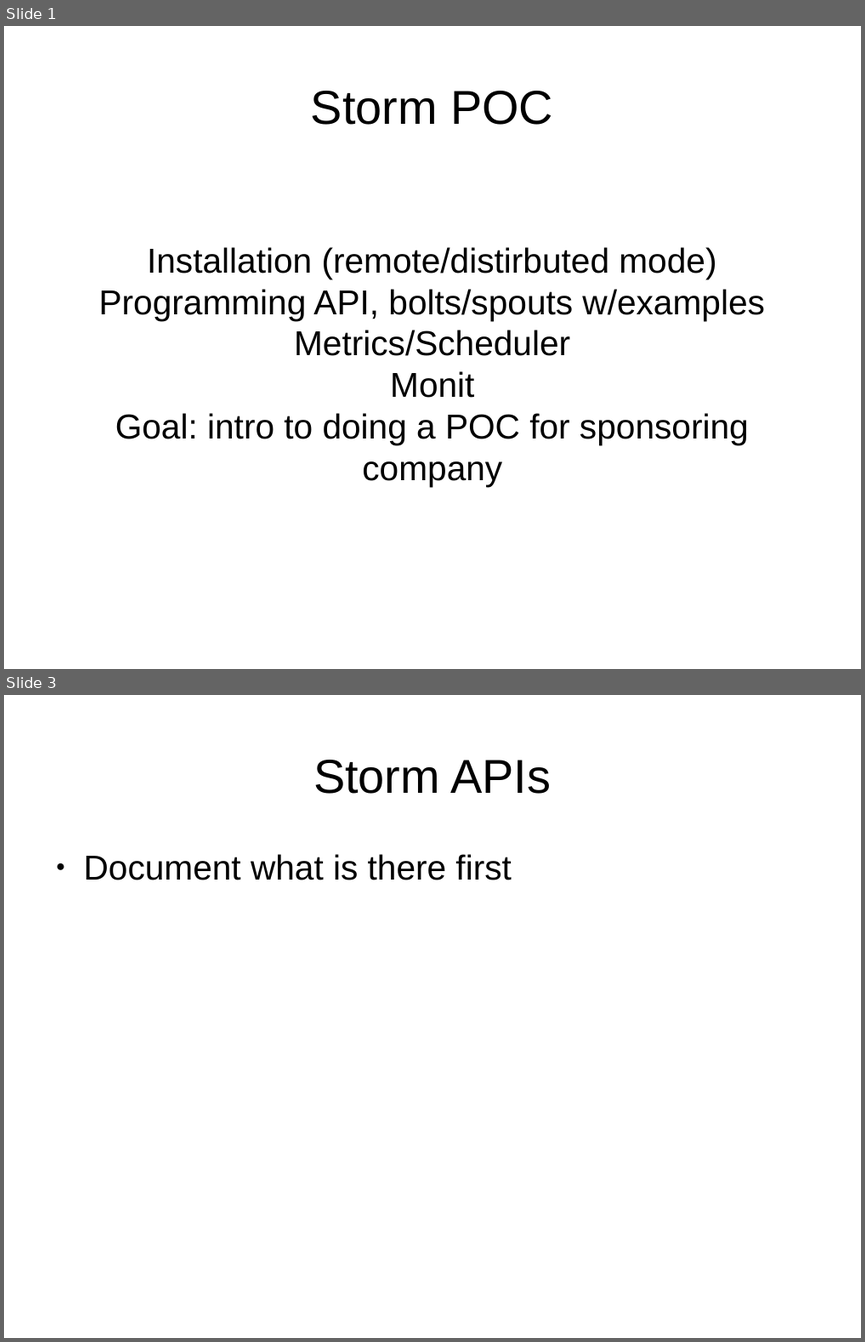
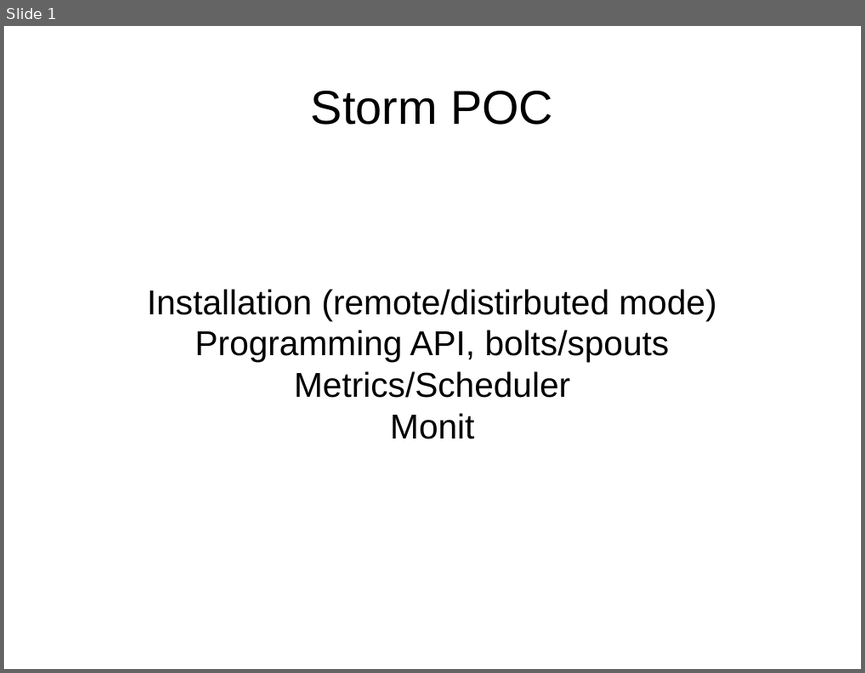
Before and after one commit to dougc333/storm, a slide deck: docs/StormPOC.odp. Shown one above the other, each under a label of ours: slides 1 and 3 before the commit, slide 1 after it; the slides between them are not shown. The pictures are 865x1342 and 865x673 pixels, drawn with LibreOffice and Linux fonts; fonts in the diff are those of the drawing. Boxes give left, top, right and bottom in pixels: in the first picture for what was removed or moved away, otherwise in the second. Text is boxed around its words. In the diff, an @@ line names an element or a change of style, - is before the commit and + after.

Commit message:
storm doc update

```diff
--- a/docs/StormPOC.odp
+++ b/docs/StormPOC.odp
@@ slide 3 removed at (4,695,861,1338), background #FFFFFF @@
@@ title removed at (313,760,551,794) @@
-Storm APIs
@@ text removed at (84,854,511,880) @@
-● Document what is there first
@@ slide 1 changed as well @@
@@ subtitle at (195,329,670,362): text changed @@
-Programming API, bolts/spouts w/examples
+Programming API, bolts/spouts
@@ subtitle at (115,413,749,487): paragraph removed @@
-Goal: intro to doing a POC for sponsoring company
```
Also in this commit, not shown: 1 other slide removed, 12 other files.
